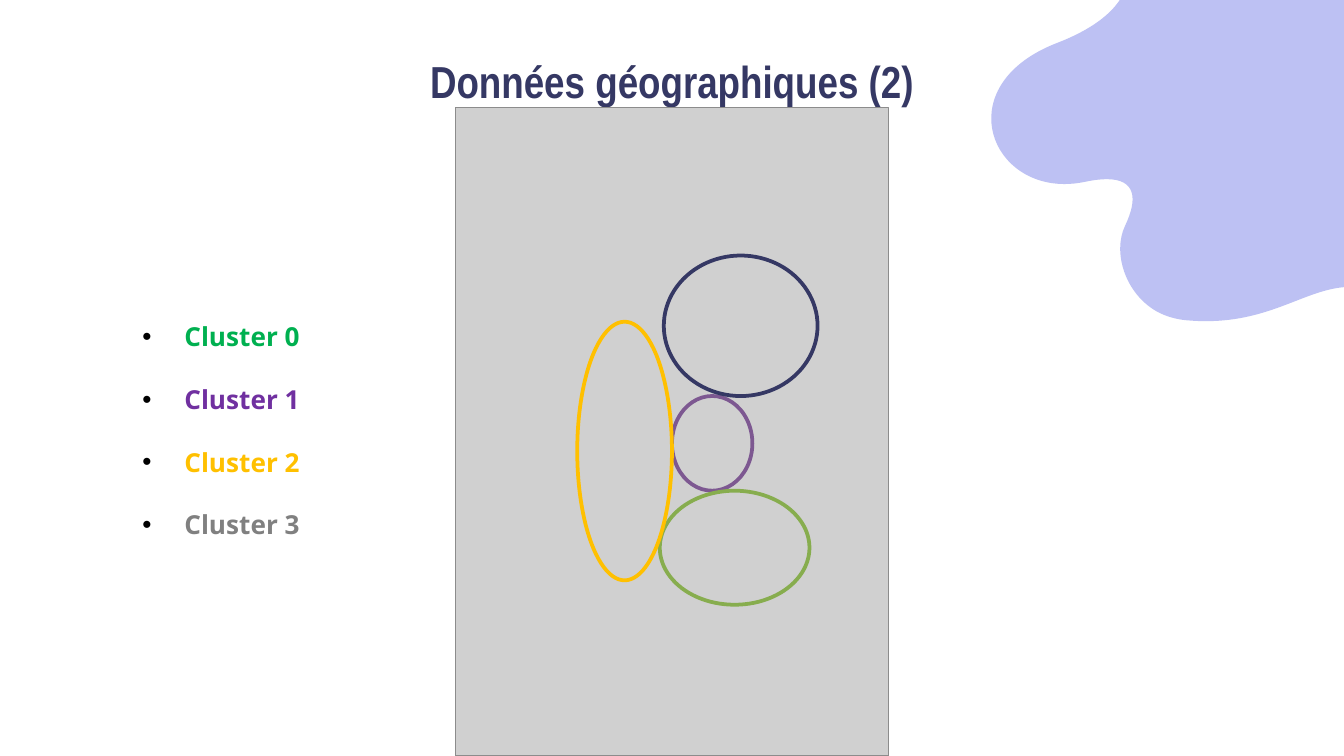
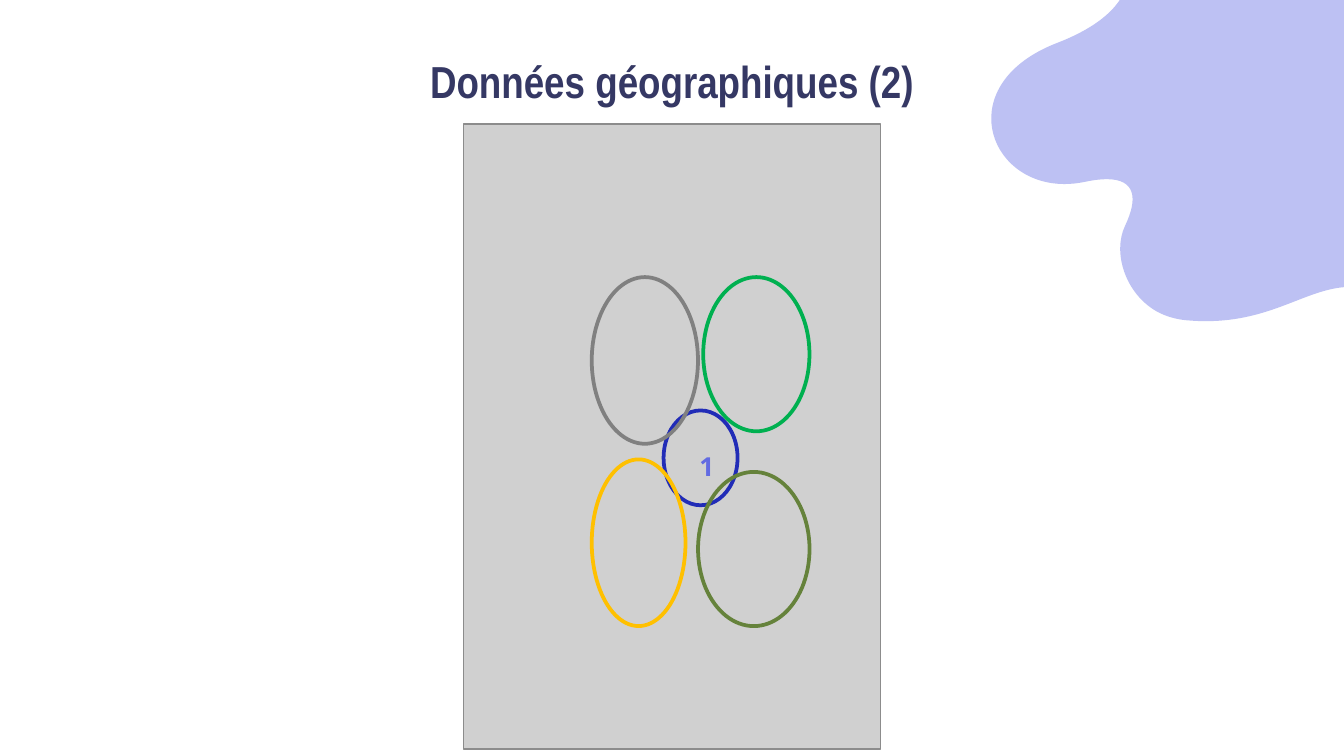
Before and after one commit to Sylvariane/Anticipez_les_besoins_en_electricite, a slide deck: slide 11 of Pélec_03_presentation.pptx. Drawn at 1344x756 pixels with LibreOffice and Linux fonts; fonts in the diff are those of the drawing; grey boxes stand for pictures. Boxes give left, top, right and bottom in pixels: in the first picture for what was removed or moved away, otherwise in the second. Text is boxed around its words. In the diff, an @@ line names an element or a change of style, - is before the commit and + after.

```diff
--- a/Pélec_03_presentation.pptx
+++ b/Pélec_03_presentation.pptx
@@ picture: place and size @@
-picture at <box>456,108,888,756</box>
+picture at <box>464,124,880,749</box>
@@ ellipse added at <box>591,277,698,444</box>, outline #808080 2 pt @@
@@ ellipse: place and size @@
-ellipse at <box>664,255,817,396</box>
+ellipse at <box>703,277,809,431</box>
@@ ellipse at <box>703,277,809,431</box>: outline #353864 2 pt to #00B050 2 pt @@
@@ text removed at <box>184,326,300,534</box> @@
-• Cluster 0
-• Cluster 1
-• Cluster 2
-• Cluster 3
@@ ellipse: place and size @@
-ellipse at <box>672,396,753,491</box>
+ellipse at <box>664,410,738,505</box>
@@ ellipse at <box>664,410,738,505</box>: outline #7E5892 2 pt to #212CB7 2 pt @@
@@ ellipse: place and size @@
-ellipse at <box>578,321,672,579</box>
+ellipse at <box>591,460,685,626</box>
@@ ellipse: place and size @@
-ellipse at <box>660,491,809,605</box>
+ellipse at <box>698,472,809,626</box>
@@ ellipse at <box>698,472,809,626</box>: outline #87AD4E 2 pt to #65823A 2 pt @@
@@ text added at <box>699,457,714,476</box>, 14 pt, text #626BE2, bold @@
+1
```
Also in this commit, not shown: 22 other slides changed, 2 slides added, 2 other files.
